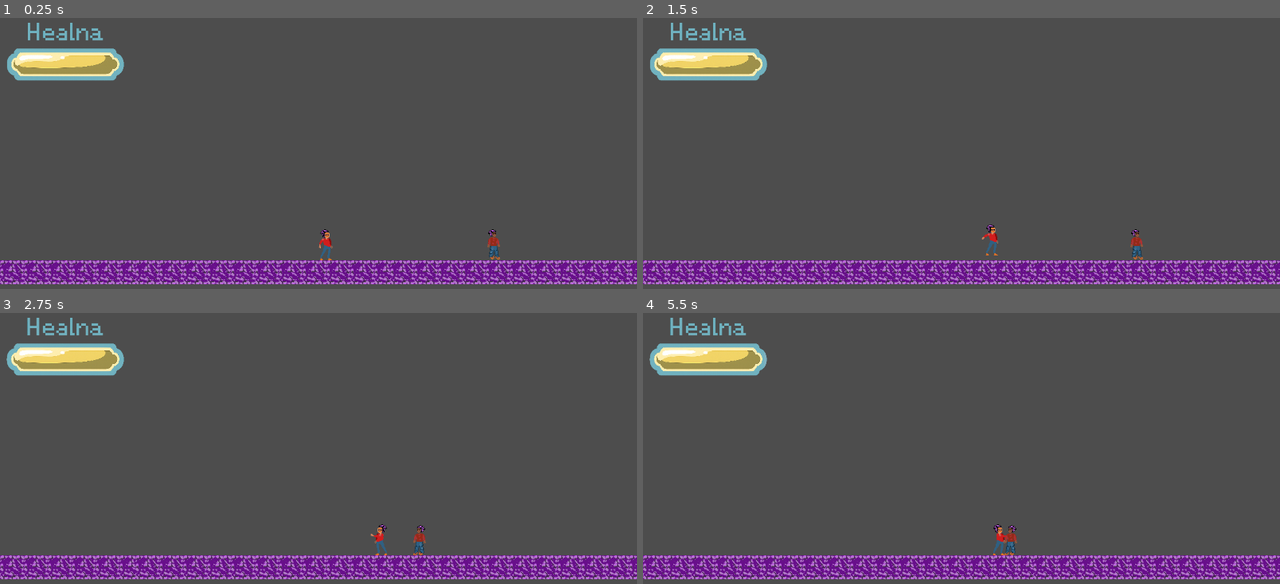
Above: before the commit, frames 1-4 (two rows, left to right).
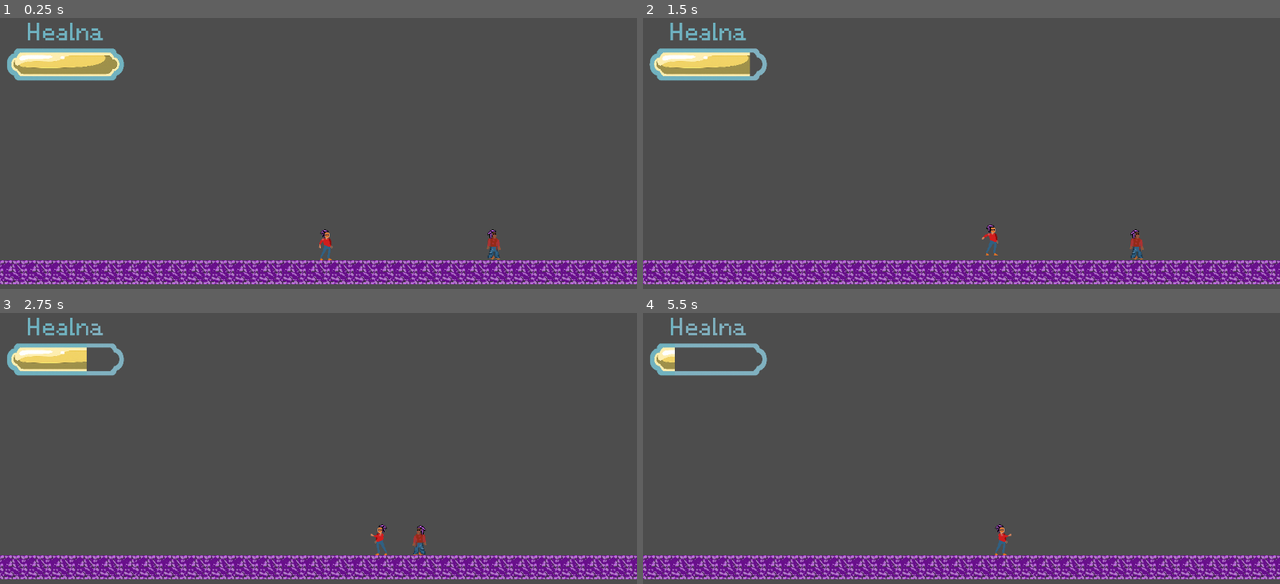
Above: after the commit, the same moments.

Repository: bigolEdawg/MudFlapGame
Game: Godot game, scene res://Scenes/main.tscn
Two runs of this game, one before a commit and one after it. Both use one fixed random seed, a clock stepped at 60 frames per second and the inputs below.
Inputs:
- Up to frame 1 (0.25 s): no input
- Up to frame 2 (1.5 s): tap Enter at 0.5 s; hold Right (move_right) from 0.53 s (still down); tap X (punch) at 0.6, 1.35 s; tap Up (jump) at 0.77 s
- Up to frame 3 (2.75 s): tap Up (jump) at 1.52 s; release Right (move_right) at 2.03 s; hold Left (move_left) from 2.03 s (still down); tap X (punch) at 2.1 s
- Up to frame 4 (5.5 s): release Left (move_left) at 2.78 s; hold Right (move_right) 2.78-4.28 s; tap X (punch) every 0.75 s from 2.85 to 5.1 s; tap Up (jump) at 3.02, 3.77, 4.52 s; hold Left (move_left) 4.28-5.03 s; hold Right (move_right) from 5.03 s (still down)

The runs differ from the first frame. In frame 1, less than 0.1% of the frame differs, in the area x 76-79%, y 78-89%; in frame 2, 0.2%; in frame 3, 0.5%; in frame 4, 1.5%, in the area x 1-59%, y 1-90%.

Commit message:
Player and Enemy Damage
The player and enemy can now inflict and take damage from each other. Also added place holder death animation for enemy.

Diff:
--- a/Scenes/enemy.tscn
+++ b/Scenes/enemy.tscn
@@ -1,10 +1,35 @@
-[gd_scene load_steps=6 format=3 uid="uid://c6tim4wc3wsx6"]
+[gd_scene load_steps=11 format=3 uid="uid://c6tim4wc3wsx6"]
 
 [ext_resource type="Script" uid="uid://baglpmapdtho3" path="res://scripts/enemy.gd" id="1_1f0kj"]
 [ext_resource type="Texture2D" uid="uid://cehb5776exhqg" path="res://art/mudflap_v1.png" id="1_hghv2"]
+[ext_resource type="Texture2D" uid="uid://cuxxxt5e553fi" path="res://art/death1.png" id="2_1dp5w"]
+[ext_resource type="Texture2D" uid="uid://egp50fb32elx" path="res://art/death2.png" id="3_auwsv"]
+[ext_resource type="Texture2D" uid="uid://6sgbo6ukjjyc" path="res://art/death3.png" id="4_8uf12"]
+[ext_resource type="Texture2D" uid="uid://jgb1emomoole" path="res://art/death4.png" id="5_po0sg"]
+[ext_resource type="Texture2D" uid="uid://k4rn8mq11udh" path="res://art/death5.png" id="6_haro7"]
 
 [sub_resource type="SpriteFrames" id="SpriteFrames_1f0kj"]
 animations = [{
+"frames": [{
+"duration": 1.0,
+"texture": ExtResource("2_1dp5w")
+}, {
+"duration": 1.0,
+"texture": ExtResource("3_auwsv")
+}, {
+"duration": 1.0,
+"texture": ExtResource("4_8uf12")
+}, {
+"duration": 1.0,
+"texture": ExtResource("5_po0sg")
+}, {
+"duration": 1.0,
+"texture": ExtResource("6_haro7")
+}],
+"loop": false,
+"name": &"death",
+"speed": 5.0
+}, {
 "frames": [{
 "duration": 1.0,
 "texture": ExtResource("1_hghv2")
@@ -24,16 +49,20 @@
 [node name="Enemy" type="CharacterBody2D" groups=["enemy"]]
 script = ExtResource("1_1f0kj")
 
-[node name="AnimatedSprite2D" type="AnimatedSprite2D" parent="."]
+[node name="AnimatedSprite2D" type="AnimatedSprite2D" parent="." groups=["enemy"]]
 texture_filter = 1
 sprite_frames = SubResource("SpriteFrames_1f0kj")
+animation = &"death"
 
 [node name="CollisionShape2D" type="CollisionShape2D" parent="."]
+visible = false
 shape = SubResource("CapsuleShape2D_afpow")
 
 [node name="Area2D" type="Area2D" parent="."]
+visible = false
 
 [node name="CollisionShape2D" type="CollisionShape2D" parent="Area2D"]
+visible = false
 position = Vector2(0, -28)
 shape = SubResource("RectangleShape2D_1f0kj")
 
--- a/Scenes/main.gd
+++ b/Scenes/main.gd
@@ -15,7 +15,7 @@
 	health_bar.set_hp(player.hp)
 	# when there is a timeout signal we are going to call the on helna timer timeout
 	healna_timer.wait_time = 1
-	healna_timer.timeout.connect(_on_healna_timer_timeout)
+	#healna_timer.timeout.connect(_on_healna_timer_timeout)
 	healna_timer.start()
 
 
--- a/Scenes/player.tscn
+++ b/Scenes/player.tscn
@@ -45,12 +45,9 @@
 [node name="AnimatedSprite2D" type="AnimatedSprite2D" parent="."]
 texture_filter = 1
 sprite_frames = SubResource("SpriteFrames_qujof")
-animation = &"punch"
-frame = 1
-frame_progress = 0.664231
+animation = &"idle"
 
 [node name="CollisionShape2D" type="CollisionShape2D" parent="."]
-visible = false
 shape = SubResource("CapsuleShape2D_22xei")
 
 [node name="RayCast2D" type="RayCast2D" parent="."]
@@ -63,4 +60,10 @@
 shape = SubResource("RectangleShape2D_vgqql")
 disabled = true
 
+[node name="PlayerHitBox" type="Area2D" parent="."]
+
+[node name="CollisionShape2D" type="CollisionShape2D" parent="PlayerHitBox"]
+shape = SubResource("CapsuleShape2D_22xei")
+
 [connection signal="body_entered" from="PunchHitBox" to="." method="_on_punch_hit_box_body_entered"]
+[connection signal="body_entered" from="PlayerHitBox" to="." method="_on_player_hit_box_body_entered"]
--- a/scripts/enemy.gd
+++ b/scripts/enemy.gd
@@ -10,6 +10,19 @@
 
 # get a reference to the collision
 @onready var detect: Area2D = $Area2D
+
+@export var damage_to_player : = -10
+
+"""
+Starting hp for the enemy
+- eventually want to make this a generic node so i can make
+several enemoies meaning that i want to pass in a hp for the specific enemy
+and not have it all be set to 10
+"""
+
+var max_hp = 10.0
+var hp = max_hp
+
 
 var aggro := false
 func _ready() -> void:
@@ -74,3 +87,19 @@
 
 		if dir != 0.0:
 			$AnimatedSprite2D.flip_h = dir < 0.0
+
+# adds damage to the enemy
+func take_damage(damage : float):
+	# subtract thge damage from the hp and set the new hp
+	hp = clamp(hp - damage, 0,max_hp)
+	# check if the hp is at 0
+	if hp == 0:
+		print("taking damage")
+		# play death animation
+		$AnimatedSprite2D.play("death")
+		await $AnimatedSprite2D.animation_finished
+
+		queue_free()
+	# if hp at 0
+	# despawn the enemy
+	# spawn in the loot
--- a/scripts/player.gd
+++ b/scripts/player.gd
@@ -27,11 +27,16 @@
 var anim_buffer := 0.05
 var queued_attack = false
 
+var punch_damage := 10.0
+
+
 func _physics_process(delta: float) -> void:
 
 	if Input.is_action_just_pressed("punch"):
 		if not attacking:
+			change_hp(-10)
 			_start_punch()
+
 		else:
 			# if we pressed punched but we're in the middle of the punch we just want to queue up the next one
 			queued_attack = true
@@ -111,8 +116,30 @@
 		punch_shape.disabled = true
 
 
-
+# Detect when the players punch hit box is entered
 func _on_punch_hit_box_body_entered(body: Node2D) -> void:
 	if not punch_shape.disabled and body.is_in_group("enemy"):
-		print("punching!")
-		#body.take_damage(1)
+		body.take_damage(punch_damage)
+		print("punch hit box")
+		# take away helna
+		pass
+# implement damage to player
+"""
+if the players collision shape is entered
+then take corresponding damage from that enemey
+
+1. create a area2d and add a collision
+2. check if the entered entity is from the enemy group
+3. if from the enemy group we will get the damage int
+4. add the damage int to the healna value
+"""
+
+
+
+func _on_player_hit_box_body_entered(body: Node2D) -> void:
+	print("player hit box")
+	if body.is_in_group("enemy"):
+		print("enemy group")
+		# get the enemey damage variable
+		print(body.damage_to_player)
+		change_hp(body.damage_to_player)
Binary file added: art/death1.png
Not shown, added: art/death1.png.import
Binary file added: art/death2.png
Not shown, added: art/death2.png.import
Binary file added: art/death3.png
Not shown, added: art/death3.png.import
Binary file added: art/death4.png
Not shown, added: art/death4.png.import
Binary file added: art/death5.png
Not shown, added: art/death5.png.import
Binary file changed: art/mudflap_v1.aseprite
Binary file added: art/mudflap_v2.aseprite
